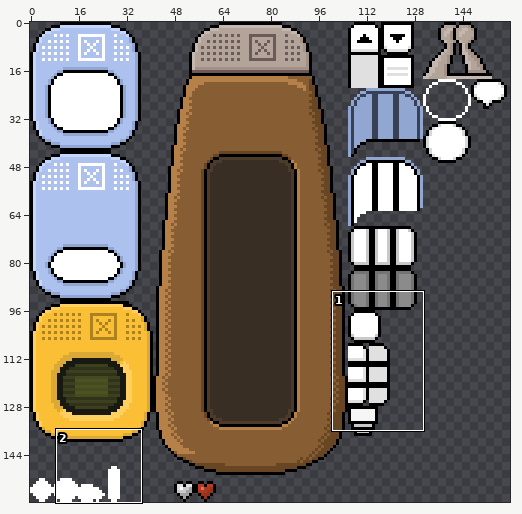
Sprite sheet: app/client/src/assets/ui/ui.png. The picture above shows the old version from afar; the outline marks the close-up.
Close-up. First the earlier version:
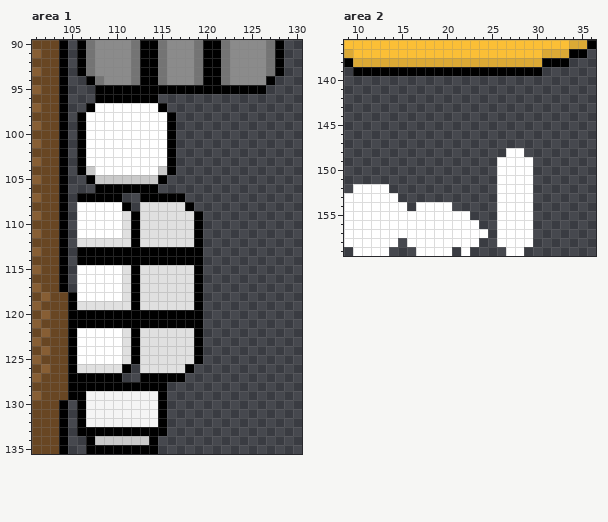
The file is 160x160 pixels. Colours within 5 levels of each other are drawn and written as one. Shown: area 1: x 101..130, y 90..135; area 2: x 9..36, y 136..159.
And afterwards:
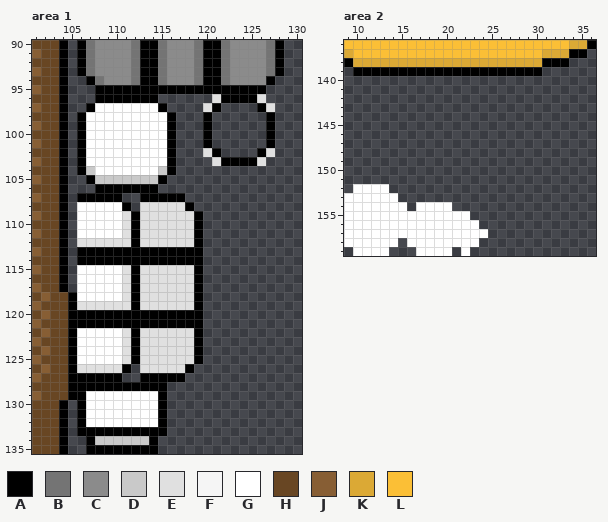
Palette (. is transparent): A #000000  B #747474  C #8b8b8b  D #c9c9c9  E #e0e0e0  F #f5f5f5  G #ffffff  H #684623  J #875e34  K #dba935  L #fbbf36
Change:
Area 1:
y 96: x 121..126 ...... -> EAAAAE
y 97: x 120..121 .. -> EA; x 126..127 .. -> AE
y 98..101: x 120 . -> A; x 127 . -> A
y 102: x 120..121 .. -> EA; x 126..127 .. -> AE
y 103: x 121..126 ...... -> EAAAAE
y 129..132: x 107..114 FFFFFFFF -> GGGGGGGG
Area 2:
y 148: x 27..28 GG -> ..
y 149..158: x 26..29 GGGG -> ....
y 159: x 27..28 GG -> ..
